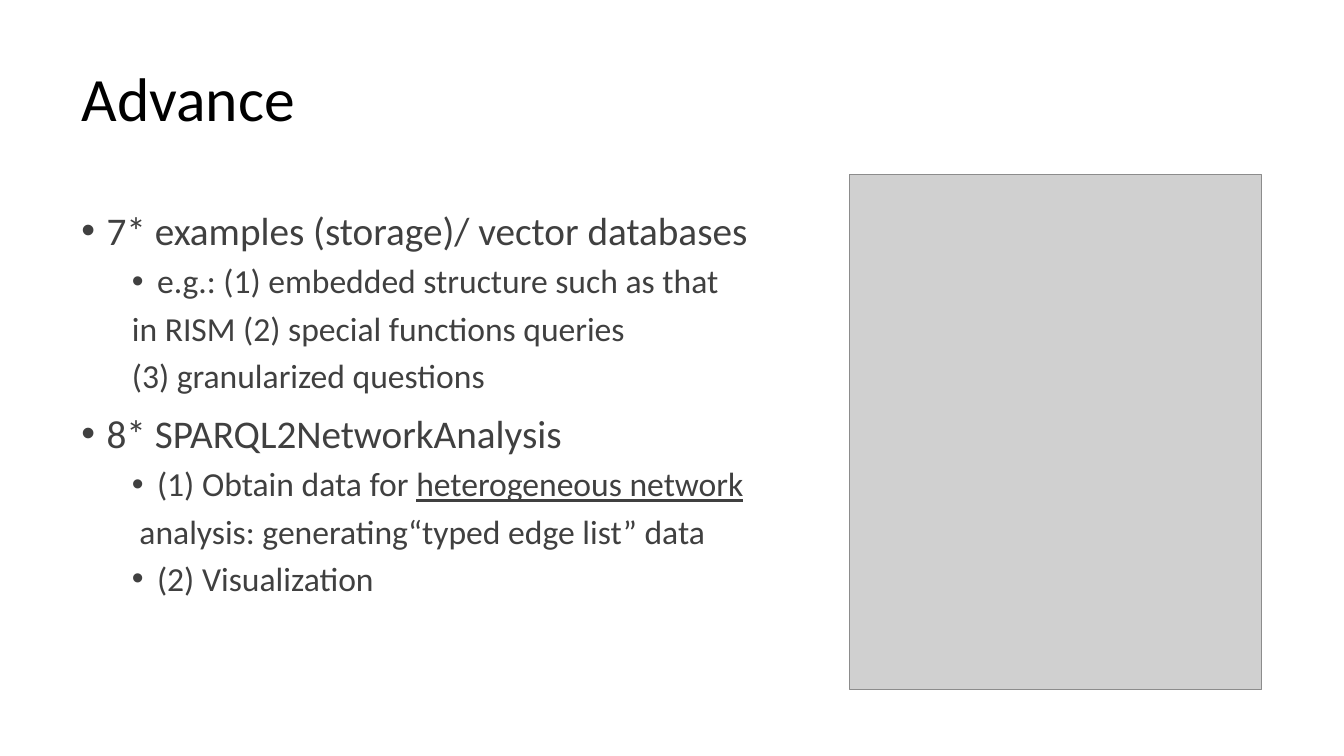
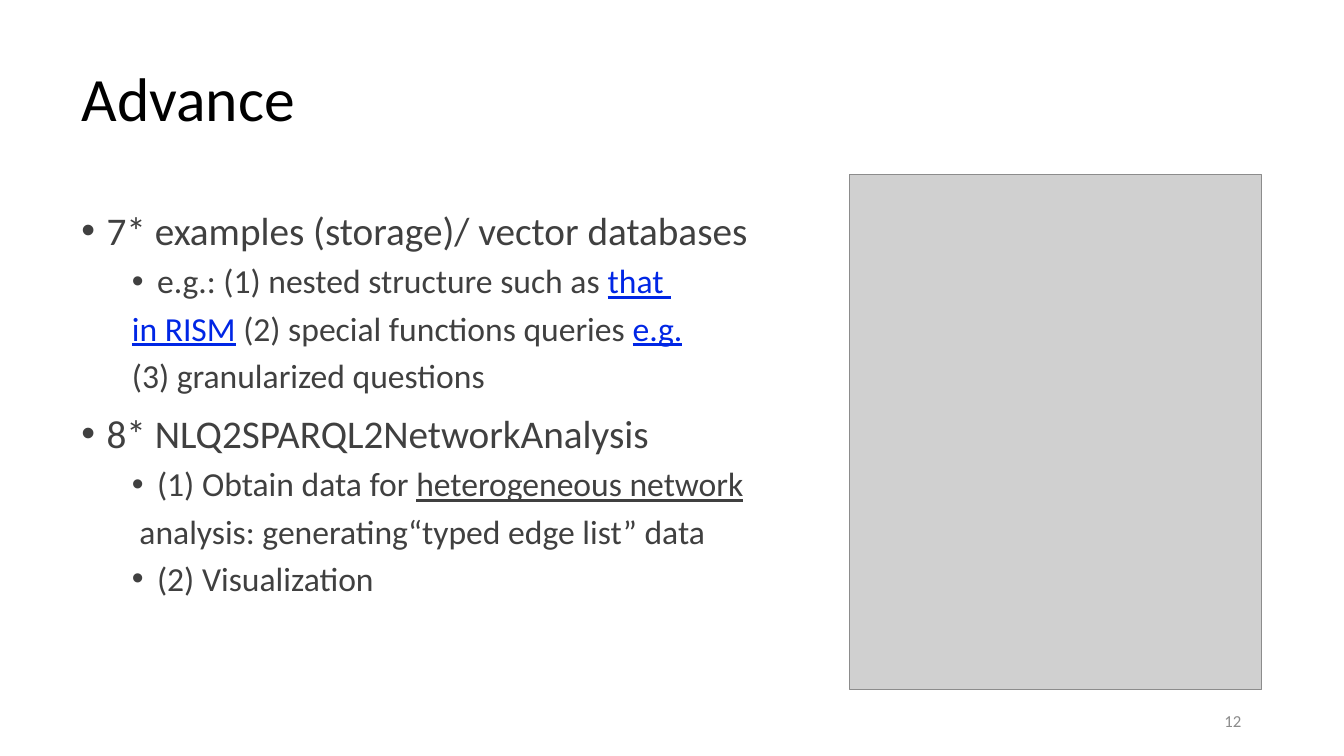
Before and after one commit to DDMAL/linkedmusic-queries, a slide deck: slide 12 of handOver_generalReviewOf_LinkedMusicQueries2024-2025.pptx (slide 10 before the commit). Drawn at 1344x756 pixels with LibreOffice and Linux fonts; fonts in the diff are those of the drawing; grey boxes stand for pictures. Boxes give left, top, right and bottom in pixels: in the first picture for what was removed or moved away, otherwise in the second. Text is boxed around its words. In the diff, an @@ line names an element or a change of style, - is before the commit and + after.

```diff
--- a/handOver_generalReviewOf_LinkedMusicQueries2024-2025.pptx
+++ b/handOver_generalReviewOf_LinkedMusicQueries2024-2025.pptx
@@ text at (x1=132, y1=268, x2=683, y2=347): text changed @@
-  • e.g.: (1) embedded structure such as that
-  in RISM (2) special functions queries
+  • e.g.: (1) nested structure such as that
+  in RISM (2) special functions queries e.g.
@@ text at (x1=107, y1=420, x2=649, y2=455): text changed @@
-• 8* SPARQL2NetworkAnalysis
+• 8* NLQ2SPARQL2NetworkAnalysis
@@ page number added at (x1=1224, y1=716, x2=1241, y2=727), 12 pt, text #8C8C8C @@
+12
```
Also in this commit, not shown: 13 other slides changed, 3 slides added, 2 other files.
